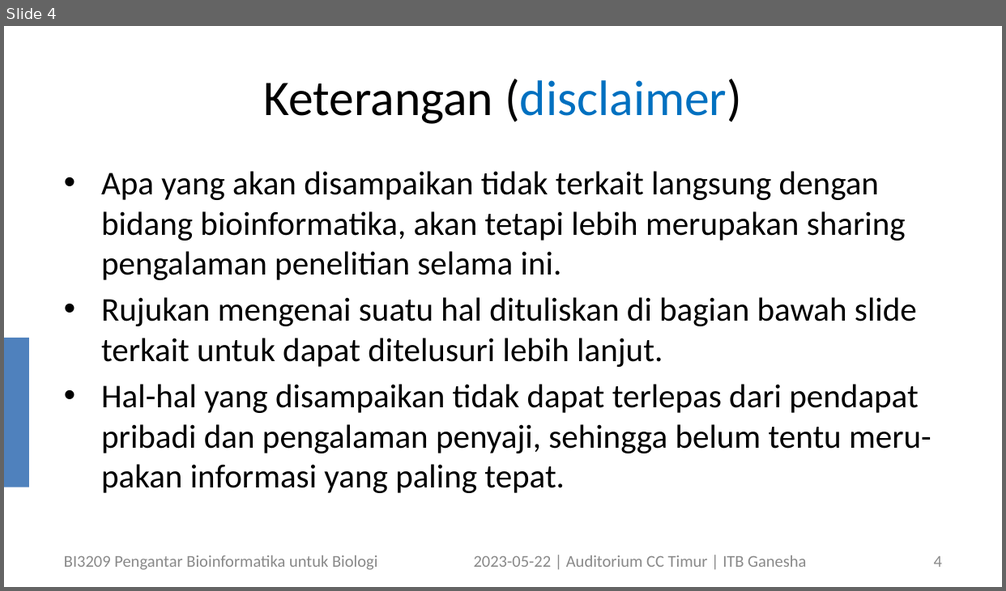
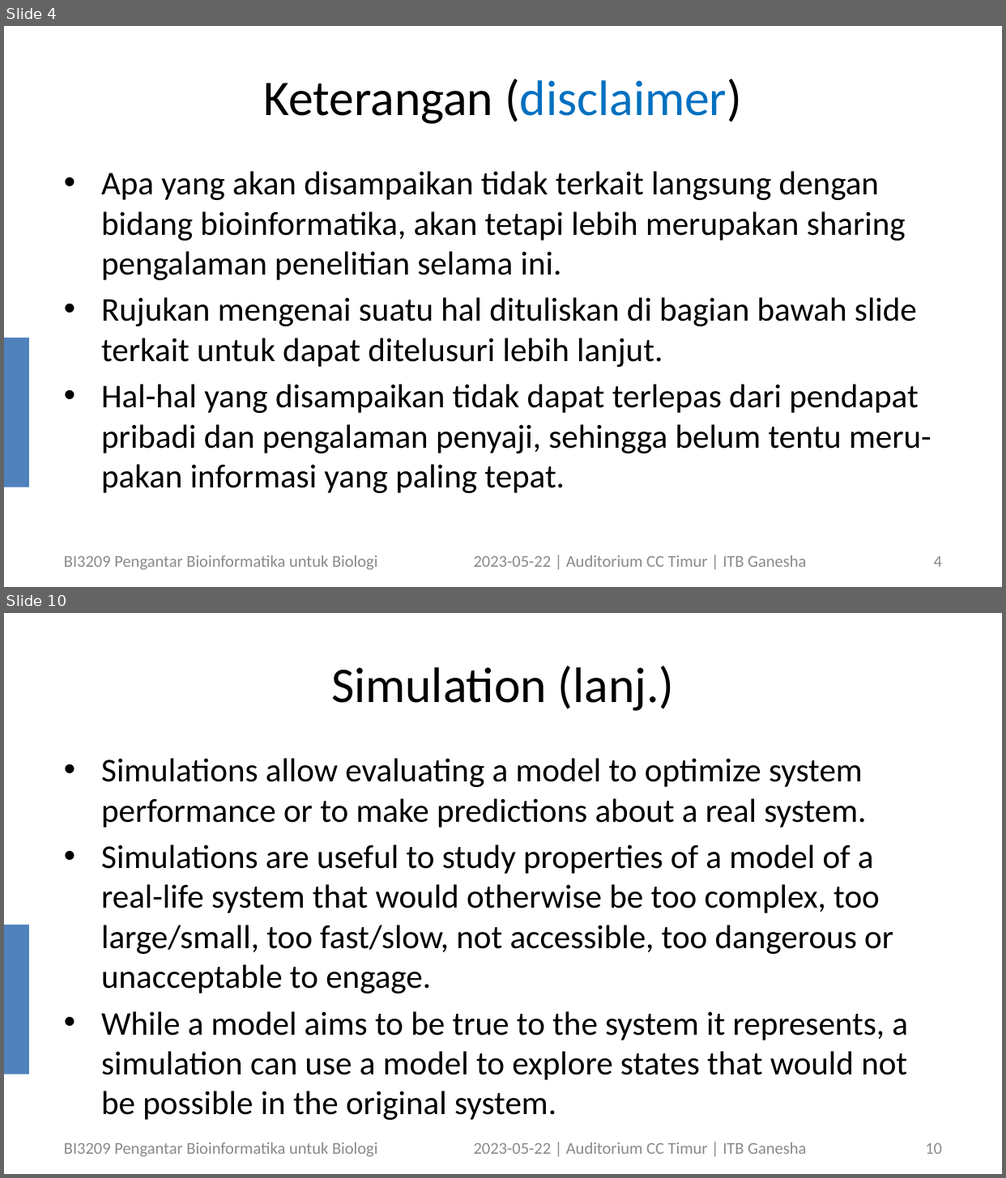
Before and after one commit to dudung/bi3209-00, a slide deck: 17/bi3209_bioinformatics_student_symposium_202305122_v1.pptx. Shown one above the other, each under a label of ours: slide 4 before the commit, slides 4 and 10 after it; the slides between them are not shown. The pictures are 1006x591 and 1006x1178 pixels, drawn with LibreOffice and Linux fonts; fonts in the diff are those of the drawing. Boxes give left, top, right and bottom in pixels: in the first picture for what was removed or moved away, otherwise in the second. Text is boxed around its words. In the diff, an @@ line names an element or a change of style, - is before the commit and + after.

```diff
--- a/17/bi3209_bioinformatics_student_symposium_202305122_v1.pptx
+++ b/17/bi3209_bioinformatics_student_symposium_202305122_v1.pptx
@@ slide 10 added at [4,613,1002,1174], background #FFFFFF; not listed: 1 template element that a slide beside it also shows @@
@@ title added at [331,666,675,711], 36 pt, text #000000 @@
+Simulation (lanj.)
@@ text added at [101,758,908,1120], 24 pt, text #000000 @@
+• Simulations allow evaluating a model to optimize system performance or to make predictions about a real system.
+• Simulations are useful to study properties of a model of a real-life system that would otherwise be too complex, too large/small, too fast/slow, not accessible, too dangerous or unacceptable to engage.
+• While a model aims to be true to the system it represents, a simulation can use a model to explore states that would not be possible in the original system.
@@ text added at [64,1143,378,1157], 12 pt, text #898989 @@
+BI3209 Pengantar Bioinformatika untuk Biologi
@@ text added at [474,1143,806,1154], 12 pt, text #898989 @@
+2023-05-22 | Auditorium CC Timur | ITB Ganesha
@@ page number added at [925,1144,942,1154], 12 pt, text #8C8C8C @@
+10
```
Also in this commit, not shown: 4 slides changed, 6 other slides added.
